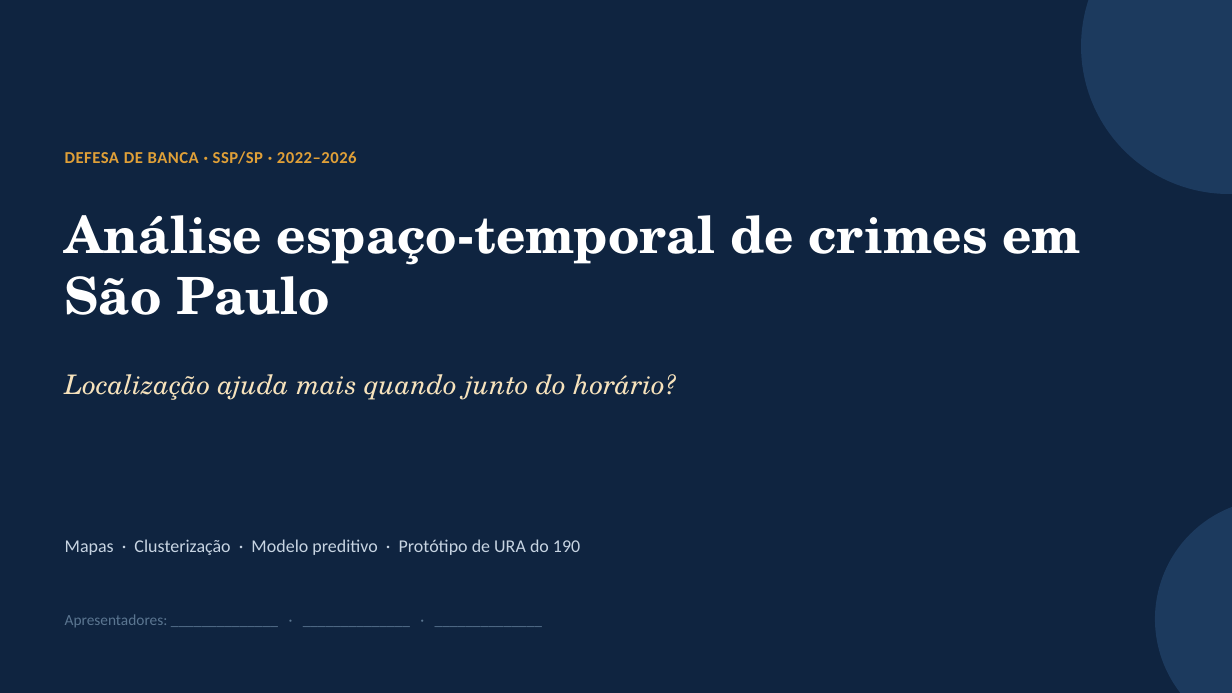
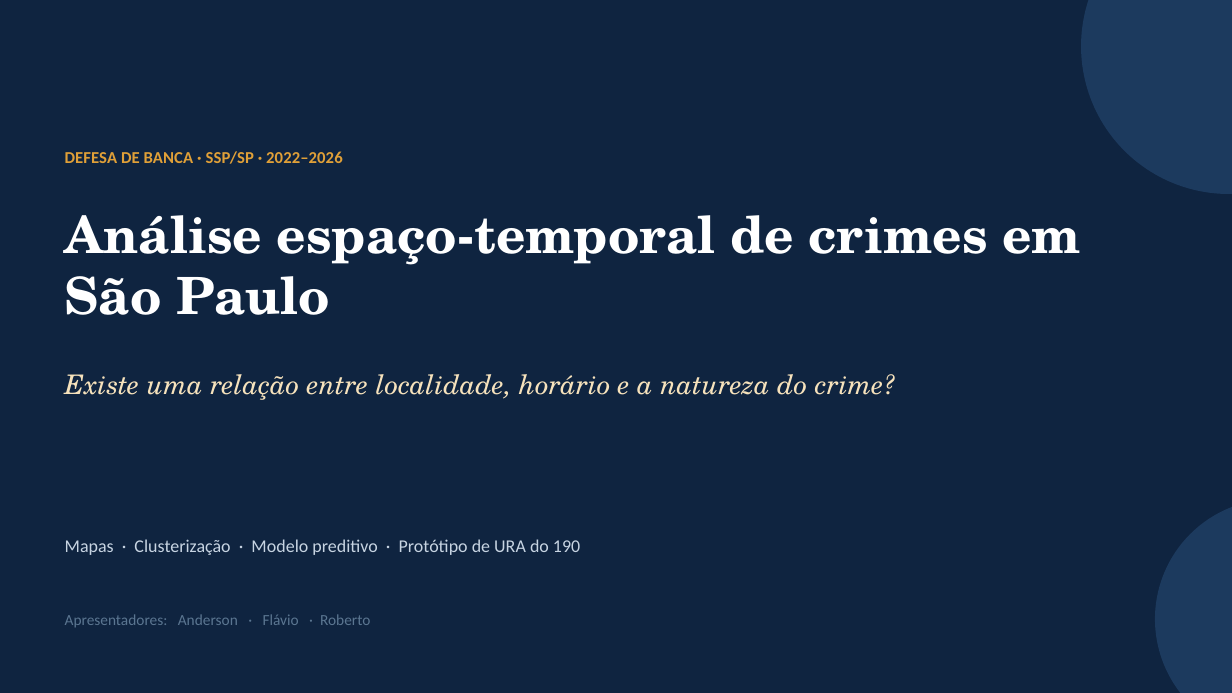
Before and after one commit to especializacao-ia-pucsp/crime-sp-ml, a slide deck: slide 1 of docs/apresentacao.pptx. Drawn at 1232x693 pixels with LibreOffice and Linux fonts; fonts in the diff are those of the drawing. Boxes give left, top, right and bottom in pixels: in the first picture for what was removed or moved away, otherwise in the second. Text is boxed around its words. In the diff, an @@ line names an element or a change of style, - is before the commit and + after.

```diff
--- a/docs/apresentacao.pptx
+++ b/docs/apresentacao.pptx
@@ text "DEFESA DE BANCA · SSP/SP ..." at box(65, 151, 343, 164): letter spacing 0.4 to 0.1 pt @@
@@ text at box(65, 374, 896, 400): text changed @@
-Localização ajuda mais quando junto do horário?
+Existe uma relação entre localidade, horário e a natureza do crime?
@@ text at box(65, 614, 370, 627): text changed @@
-Apresentadores: ______________ · ______________ · ______________
+Apresentadores: Anderson · Flávio · Roberto
```
Also in this commit, not shown: 13 other slides changed, 1 other file.
